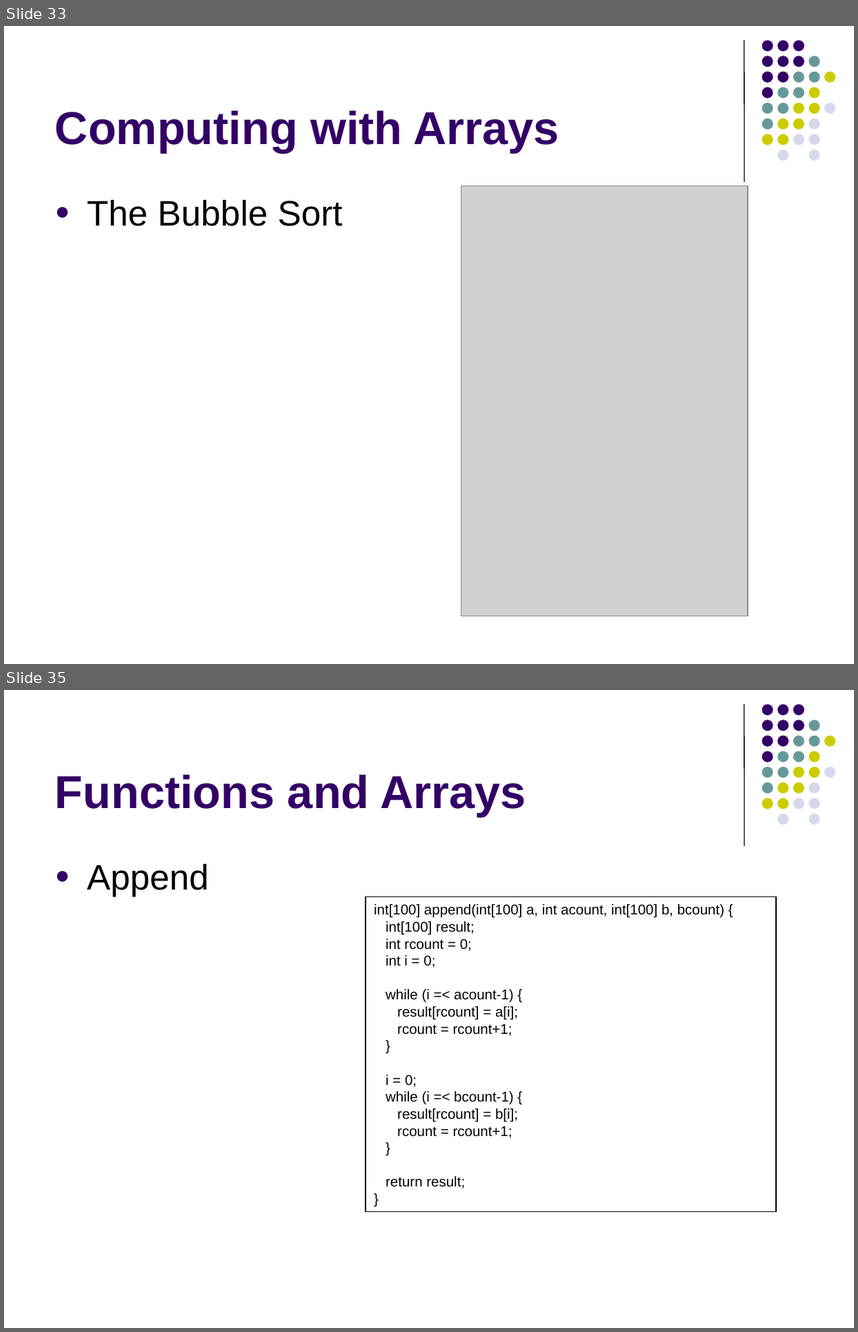
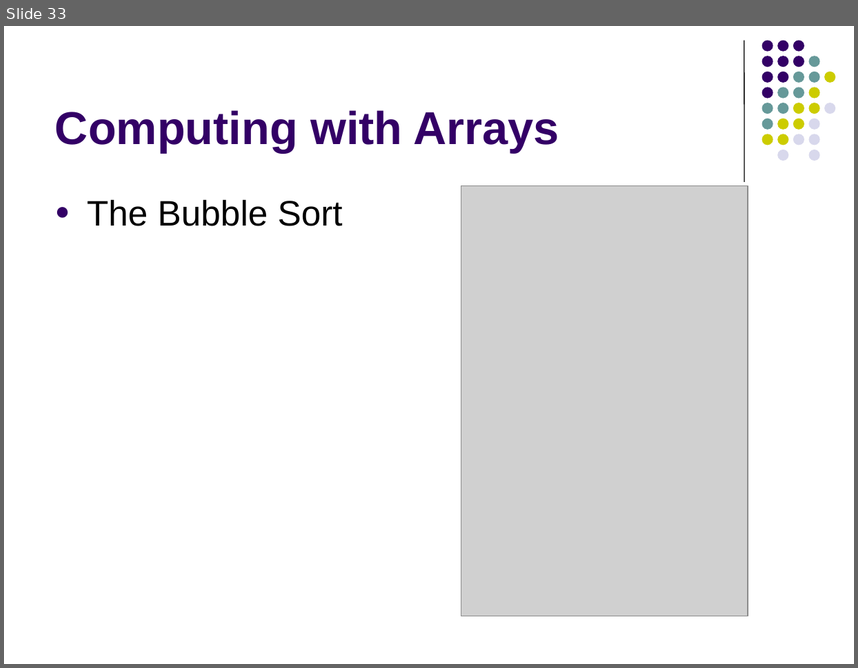
Before and after one commit to lutzhamel/CSC402, a slide deck: notes/csc402-ln019.pptx. Shown one above the other, each under a label of ours: slides 33 and 35 before the commit, slide 33 after it; the slides between them are not shown. The pictures are 858x1332 and 858x668 pixels, drawn with LibreOffice and Linux fonts; fonts in the diff are those of the drawing; grey boxes stand for pictures. Boxes give left, top, right and bottom in pixels: in the first picture for what was removed or moved away, otherwise in the second. Text is boxed around its words. In the diff, an @@ line names an element or a change of style, - is before the commit and + after.

```diff
--- a/notes/csc402-ln019.pptx
+++ b/notes/csc402-ln019.pptx
@@ slide 35 removed at box(4, 690, 854, 1328), background #FFFFFF; not listed: 32 template elements that a slide beside it also shows @@
@@ title removed at box(55, 774, 526, 816) @@
-Functions and Arrays
@@ text removed at box(87, 863, 209, 896) @@
-● Append
@@ rectangle removed at box(366, 896, 776, 1211) @@
-int[100] append(int[100] a, int acount, int[100] b, bcount) {
-int[100] result;
-int rcount = 0;
-int i = 0;
-while (i =< acount-1) {
-result[rcount] = a[i];
-rcount = rcount+1;
-}
-i = 0;
-while (i =< bcount-1) {
-result[rcount] = b[i];
-rcount = rcount+1;
-}
-return result;
-}
```
Also in this commit, not shown: 1 other slide removed, 1 other file.
